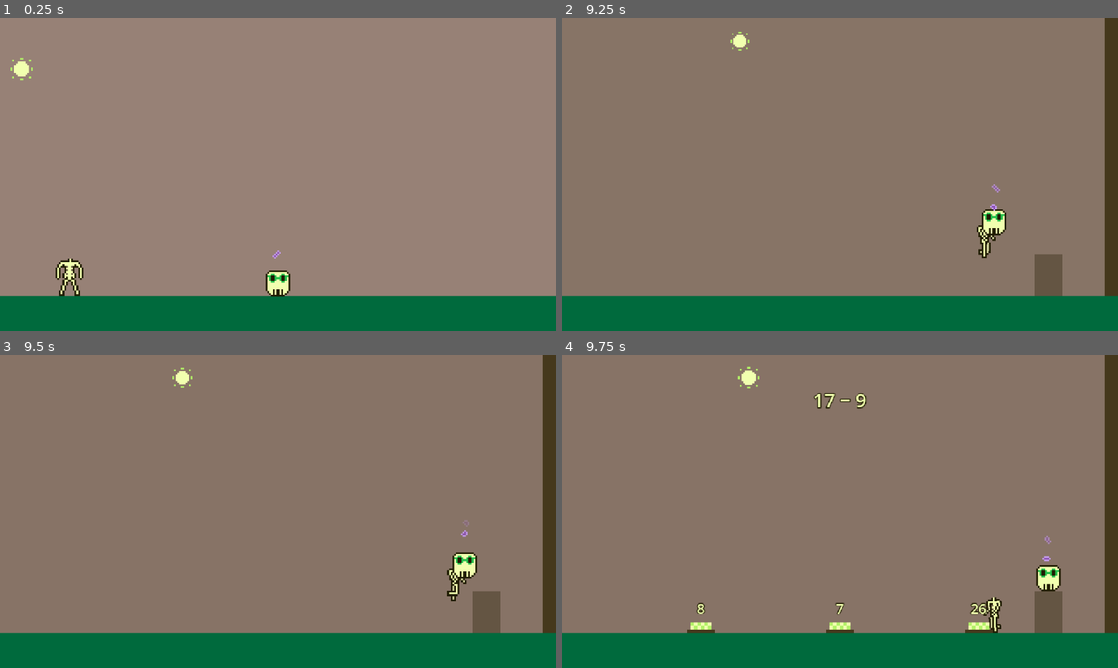
Above: before the commit, frames 1-4 (two rows, left to right).
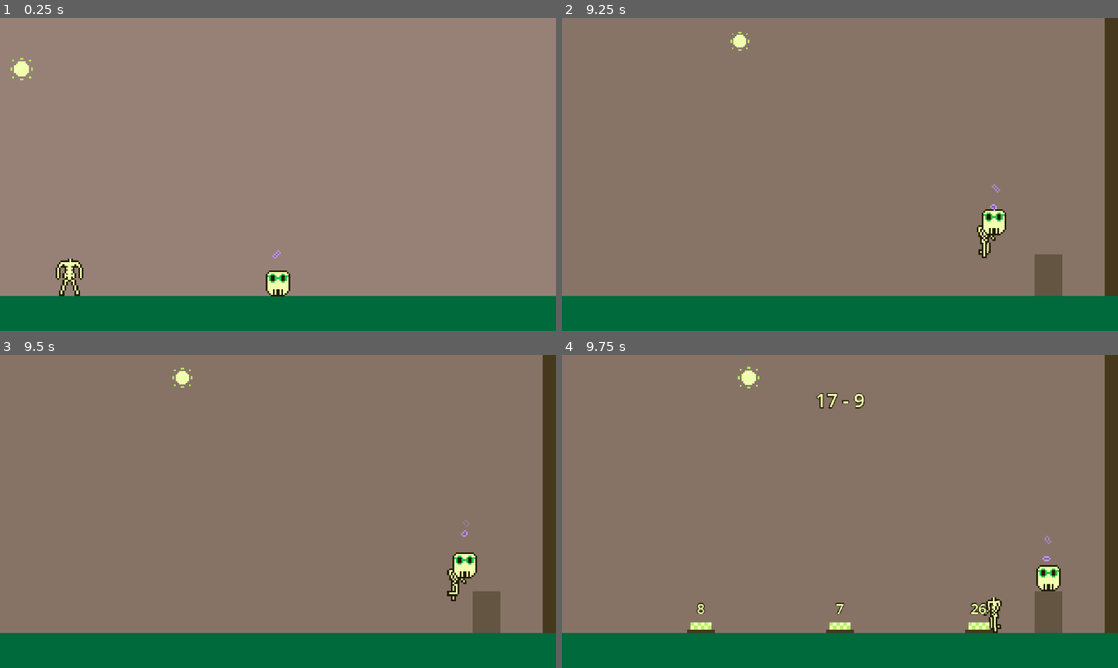
Above: after the commit, the same moments.

Repository: tucksravin/dont-lose-your-head
Game: Godot game, scene res://scenes/days/day_lockdown.tscn
Same seed, same stepped clock (60 frames per second), same inputs: the game is played once before the commit and once after it. This scene is started directly instead of the project's main scene.
Inputs:
- Up to frame 1 (0.25 s): no input
- Up to frame 2 (9.25 s): hold D (move_right) 0.53-2.03 s; tap E (interact) every 0.75 s from 0.6 to 8.85 s; tap W (jump) at 0.77, 1.52, 3.02, 3.77, 4.52, 6.02, 6.77, 7.52, 9.02 s; hold A (move_left) 2.03-2.78 s; hold D (move_right) 2.78-4.28 s; hold A (move_left) 4.28-5.03 s; hold D (move_right) 5.03-5.78 s; hold A (move_left) 5.78-7.28 s; hold D (move_right) from 7.28 s (still down)
- Up to frame 3 (9.5 s): keep holding D (move_right)
- Up to frame 4 (9.75 s): release D (move_right) at 9.53 s; hold A (move_left) from 9.53 s (still down); tap E (interact) at 9.6 s

Frames 1-3 are identical in both runs. In frame 4, 0.2% of the frame differs, in the area x 45-55%, y 12-18%.

Commit message:
fix last question text

Diff:
--- a/scenes/gameplay/puzzle_chain.gd
+++ b/scenes/gameplay/puzzle_chain.gd
@@ -20,15 +20,17 @@
 ## stumble away from the plate.
 @export var buck_velocity: Vector2 = Vector2(110.0, -380.0)
 
-## prompt, three choices, index of the correct choice (0–2).
-## Escalates; last one is a glance-impossible calc-3 flux (div thm → 12π/5).
+## prompt, three choices, index of the correct choice (0-2).
+## Escalates; last one is a glance-impossible calc-3 flux (div thm -> 12pi/5).
+## ASCII only: Godot's default Label font has no system fallback on HTML5,
+## so ∯ / π / superscripts tofu in the web build (same as the intro arrows).
 var puzzles: Array = [
-	["17 − 9", ["8", "7", "26"], 0],
-	["6 × 7", ["36", "42", "48"], 1],
+	["17 - 9", ["8", "7", "26"], 0],
+	["6 x 7", ["36", "42", "48"], 1],
 	["125 / 5", ["12", "25", "5"], 1],
 	[
-		"∯_S ⟨x³, y³, z³⟩ · dS   on  x²+y²+z²=1  (outward)",
-		["12π/5", "4π/3", "4π"],
+		"int_S <x^3, y^3, z^3> . dS   on  x^2+y^2+z^2=1  (outward)",
+		["12pi/5", "4pi/3", "4pi"],
 		0,
 	],
 ]
Not shown, changed: README.md
Not shown, changed: journals/smahr.md
